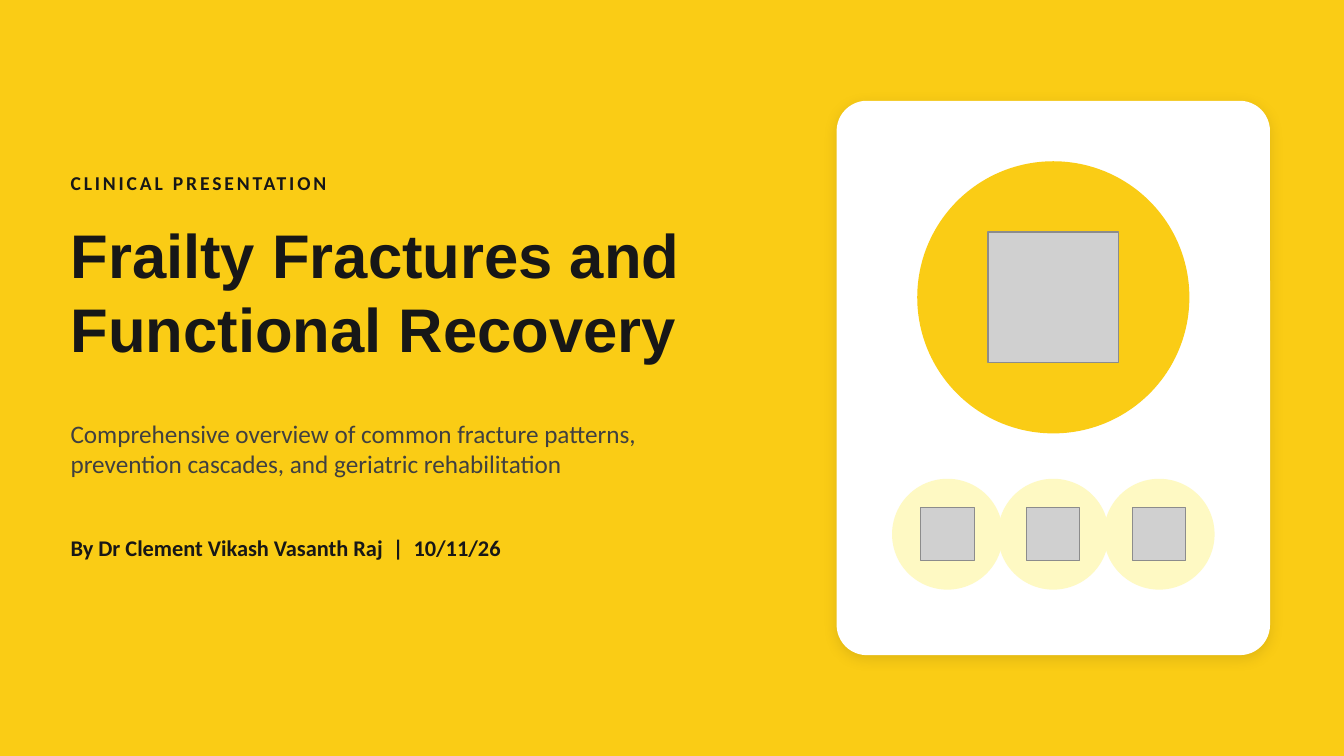
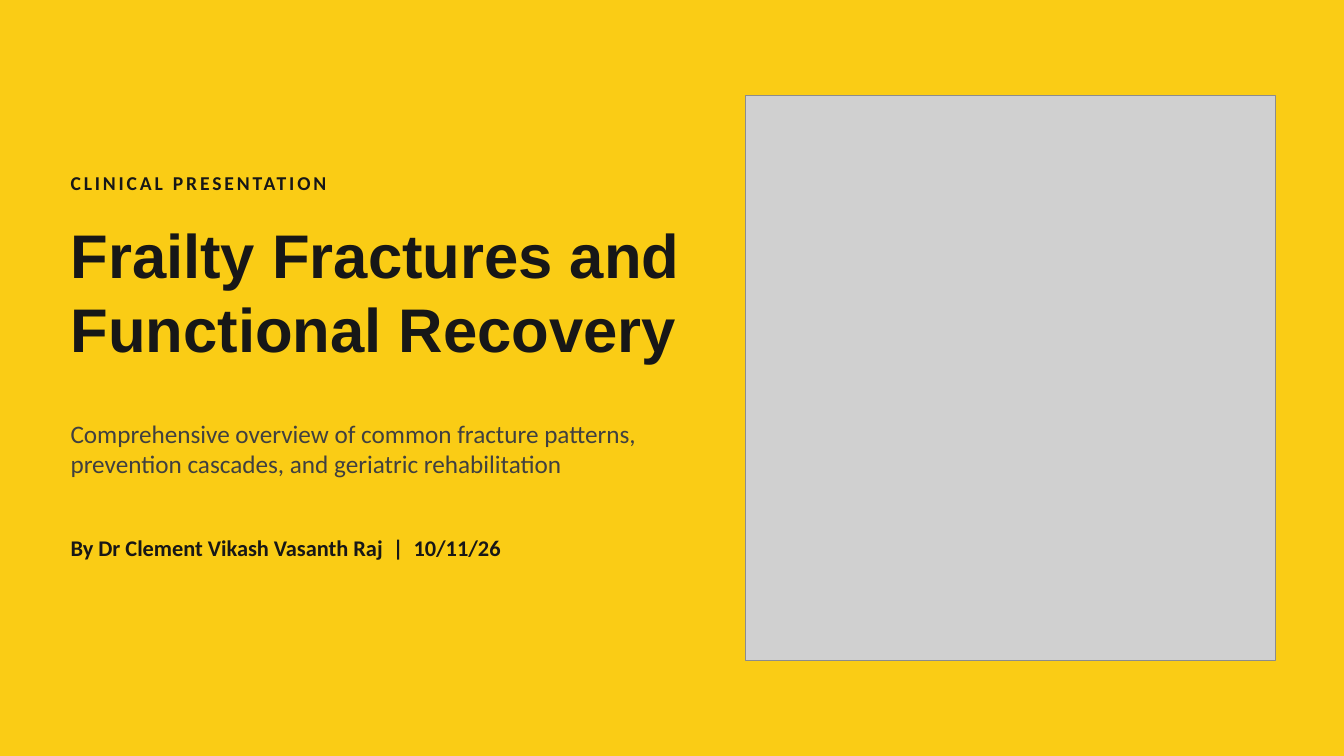
Before and after one commit to Anithmanasae/Serve-Smart-software, a slide deck: slide 1 of Frailty_Fractures_and_Functional_Recovery.pptx. Drawn at 1344x756 pixels with LibreOffice and Linux fonts; fonts in the diff are those of the drawing; grey boxes stand for pictures. Boxes give left, top, right and bottom in pixels: in the first picture for what was removed or moved away, otherwise in the second. Text is boxed around its words. In the diff, an @@ line names an element or a change of style, - is before the commit and + after.

```diff
--- a/Frailty_Fractures_and_Functional_Recovery.pptx
+++ b/Frailty_Fractures_and_Functional_Recovery.pptx
@@ picture added at bbox=[746, 96, 1275, 660] @@
@@ rounded rectangle removed at bbox=[837, 101, 1270, 655] @@
@@ ellipse removed at bbox=[918, 161, 1190, 434] @@
@@ picture removed at bbox=[988, 232, 1119, 363] @@
@@ ellipse removed at bbox=[892, 479, 1003, 590] @@
@@ ellipse removed at bbox=[998, 479, 1109, 590] @@
@@ ellipse removed at bbox=[1104, 479, 1215, 590] @@
@@ picture removed at bbox=[922, 508, 975, 562] @@
@@ picture removed at bbox=[1027, 508, 1081, 562] @@
@@ picture removed at bbox=[1133, 508, 1187, 562] @@
```
Also in this commit, not shown: 15 other slides changed.
